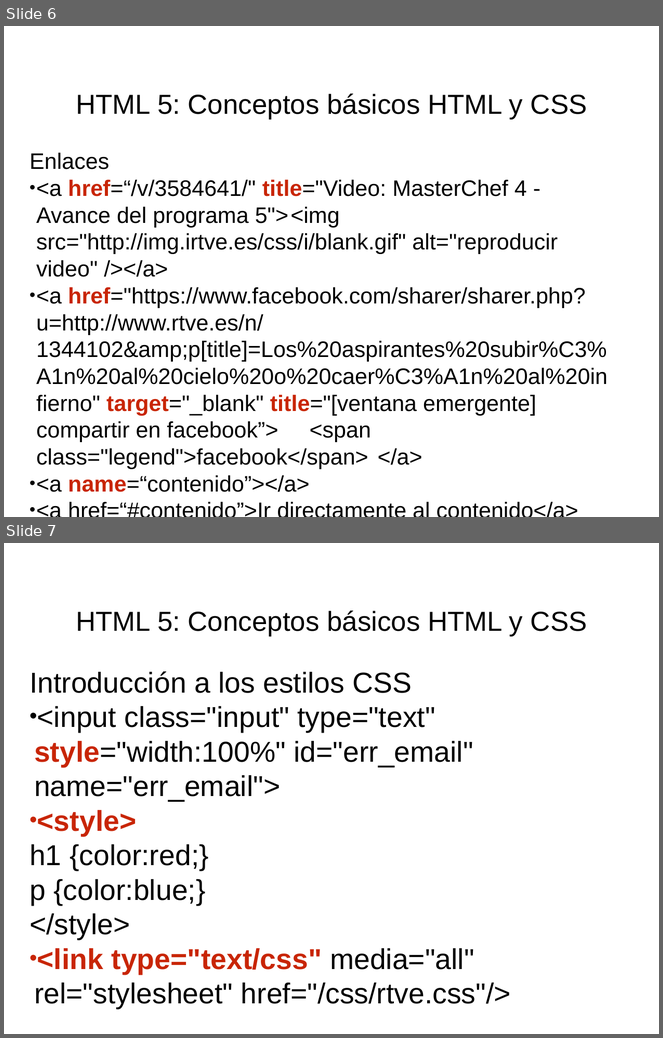
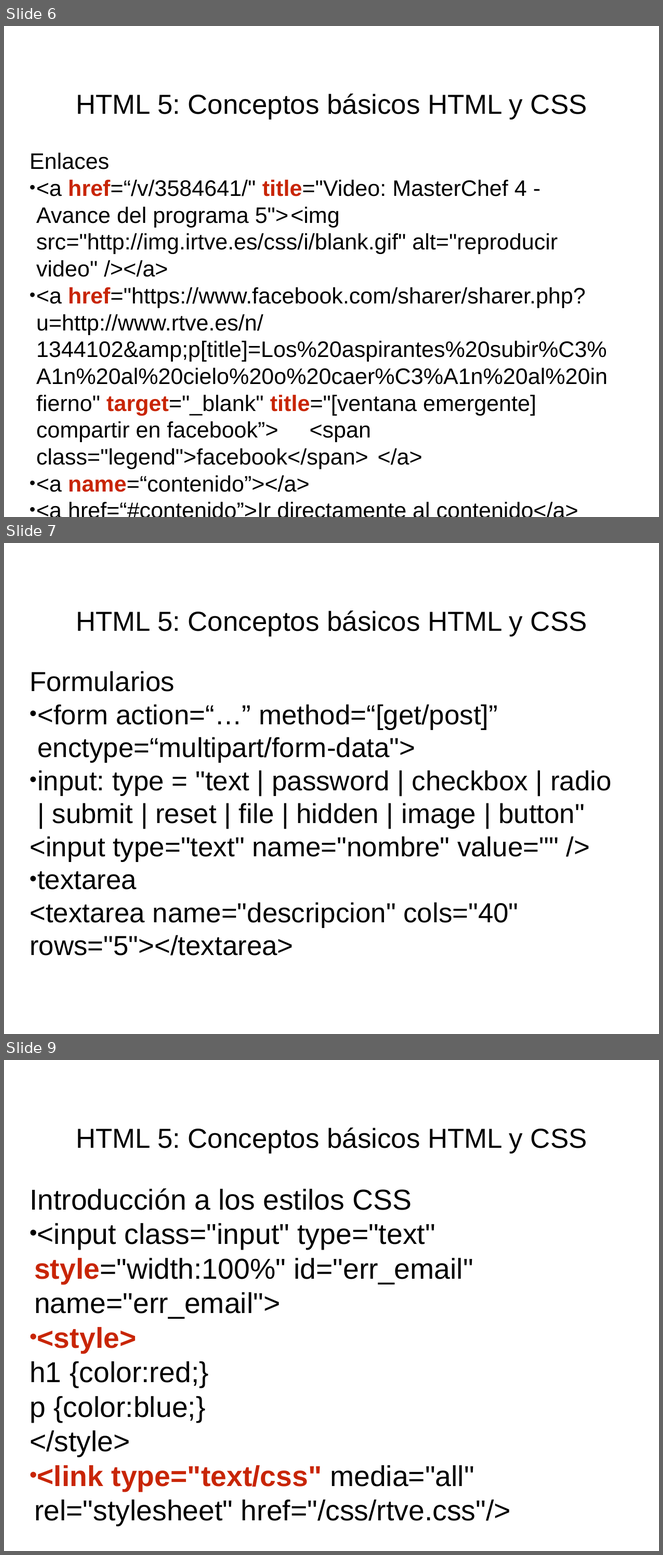
Before and after one commit to fitamix/HTML5, a slide deck: Tema2/Tema2-Presentacion.ppt. Shown one above the other, each under a label of ours: slides 6 and 7 before the commit, slides 6, 7 and 9 after it; the slides between them are not shown. The pictures are 663x1038 and 663x1555 pixels, drawn with LibreOffice and Linux fonts; fonts in the diff are those of the drawing. Boxes give left, top, right and bottom in pixels: in the first picture for what was removed or moved away, otherwise in the second. Text is boxed around its words. In the diff, an @@ line names an element or a change of style, - is before the commit and + after.

```diff
--- a/Tema2/Tema2-Presentacion.ppt
+++ b/Tema2/Tema2-Presentacion.ppt
@@ slide 7 added at [4, 543, 659, 1034], background #FFFFFF @@
@@ title added at [76, 611, 587, 637], 43 pt, text #000000 @@
+HTML 5: Conceptos básicos HTML y CSS
@@ subtitle added at [29, 671, 612, 956], 43 pt, text #000000 @@
+Formularios
+• <form action=“…” method=“[get/post]” enctype=“multipart/form-data">
+• input: type = "text | password | checkbox | radio | submit | reset | file | hidden | image | button"
+  <input type="text" name="nombre" value="" />
+• textarea
+  <textarea name="descripcion" cols="40" rows="5"></textarea>
@@ what was slide 7 is now slide 9 @@
```
Also in this commit, not shown: 1 slide changed, 1 other slide added, 12 other files.
